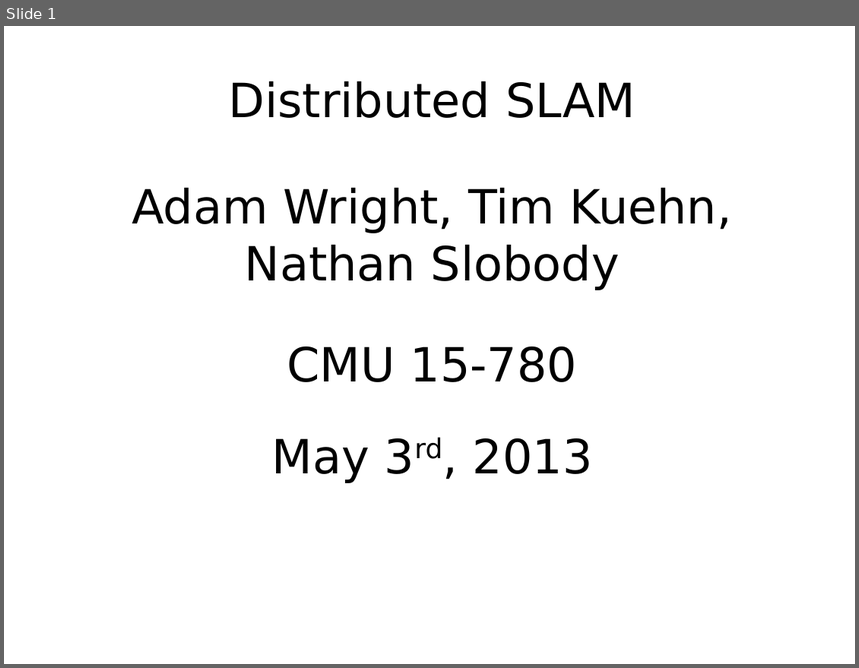
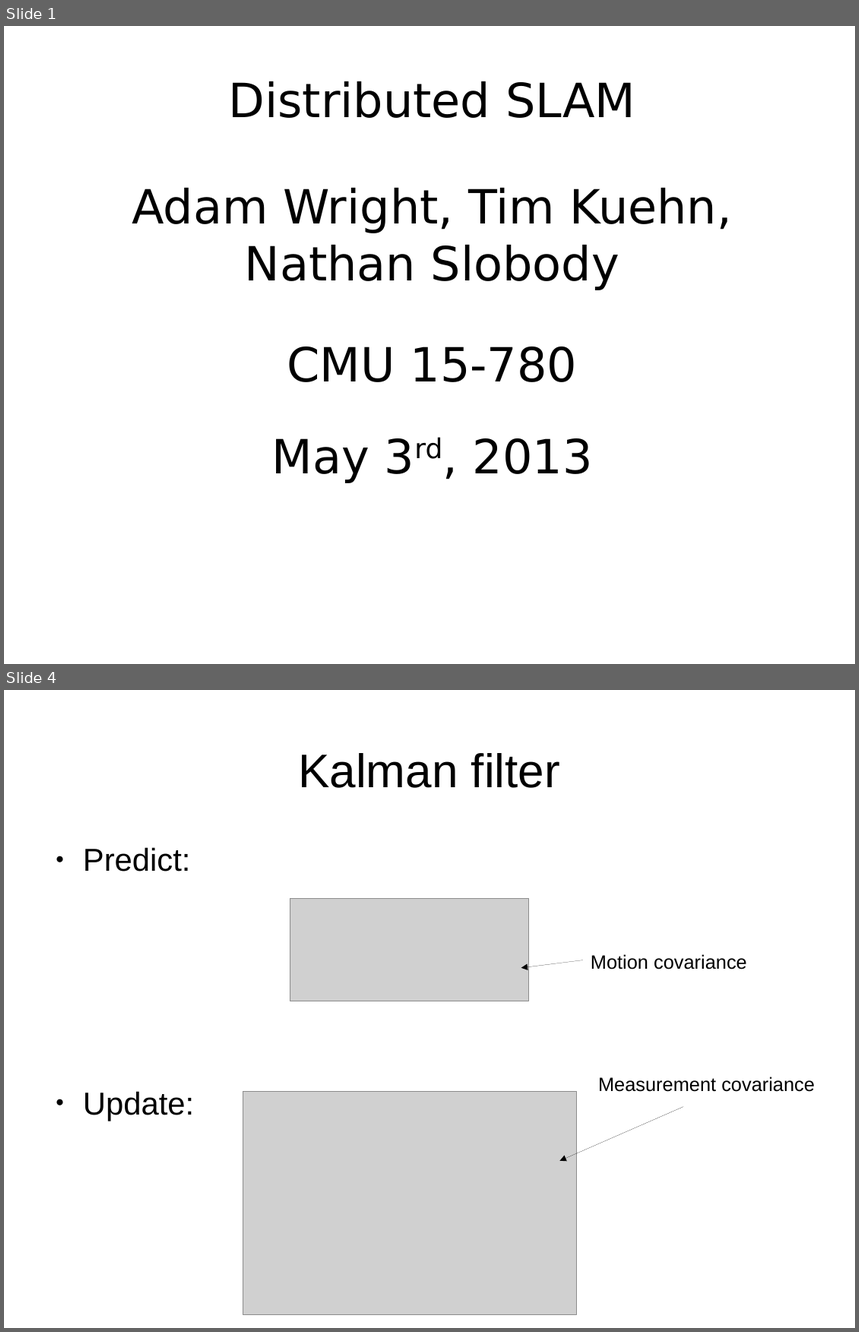
Before and after one commit to shaladdle/distslam, a slide deck: writeup/poster.odp. Shown one above the other, each under a label of ours: slide 1 before the commit, slides 1 and 4 after it; the slides between them are not shown. The pictures are 859x668 and 859x1332 pixels, drawn with LibreOffice and Linux fonts; fonts in the diff are those of the drawing; grey boxes stand for pictures. Boxes give left, top, right and bottom in pixels: in the first picture for what was removed or moved away, otherwise in the second. Text is boxed around its words. In the diff, an @@ line names an element or a change of style, - is before the commit and + after.

```diff
--- a/writeup/poster.odp
+++ b/writeup/poster.odp
@@ slide 4 added at (4, 690, 855, 1328), background #FFFFFF @@
@@ title added at (298, 753, 560, 788), 44 pt, text #000000 @@
+Kalman filter
@@ text added at (83, 847, 194, 1121), 29.6 pt, text #000000 @@
+● Predict:
+● Update:
@@ picture added at (290, 898, 529, 1002) @@
@@ arrow added from (583, 961) to (522, 968), #000000 0 pt @@
@@ text added at (591, 954, 747, 970), 18 pt, text #000000 @@
+Motion covariance
@@ text added at (598, 1077, 815, 1092), 18 pt, text #000000 @@
+Measurement covariance
@@ picture added at (243, 1091, 577, 1315) @@
@@ arrow added from (683, 1107) to (560, 1161), #000000 0 pt @@
```
Also in this commit, not shown: 5 slides changed, 4 other slides added, 2 slides removed, 2 other files.
